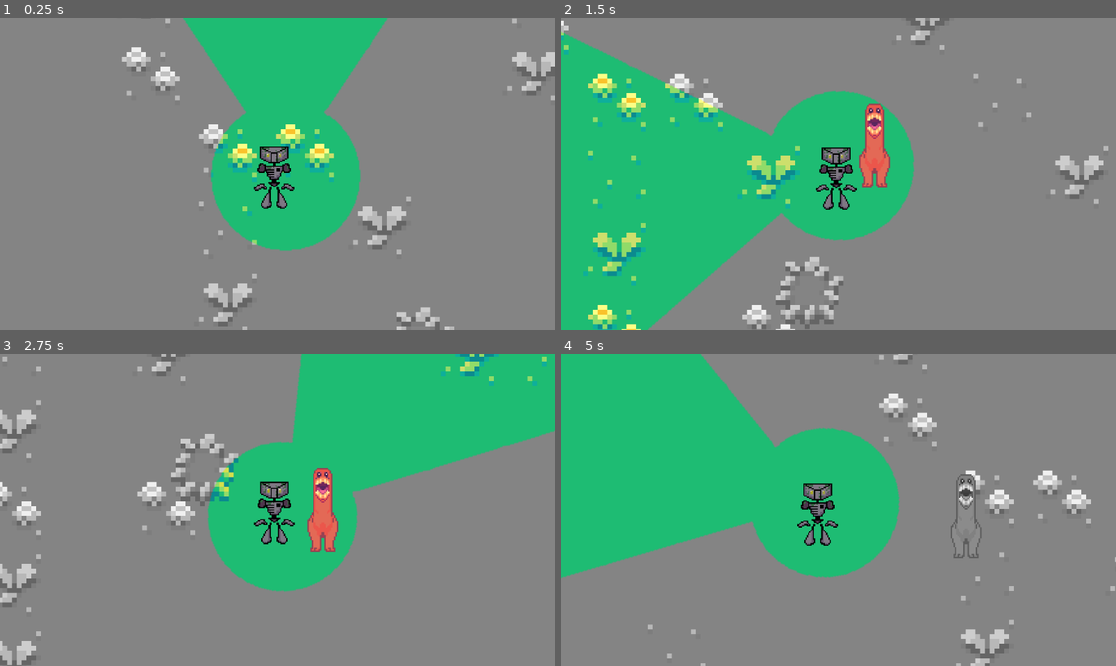
Above: before the commit, frames 1-4 (two rows, left to right).
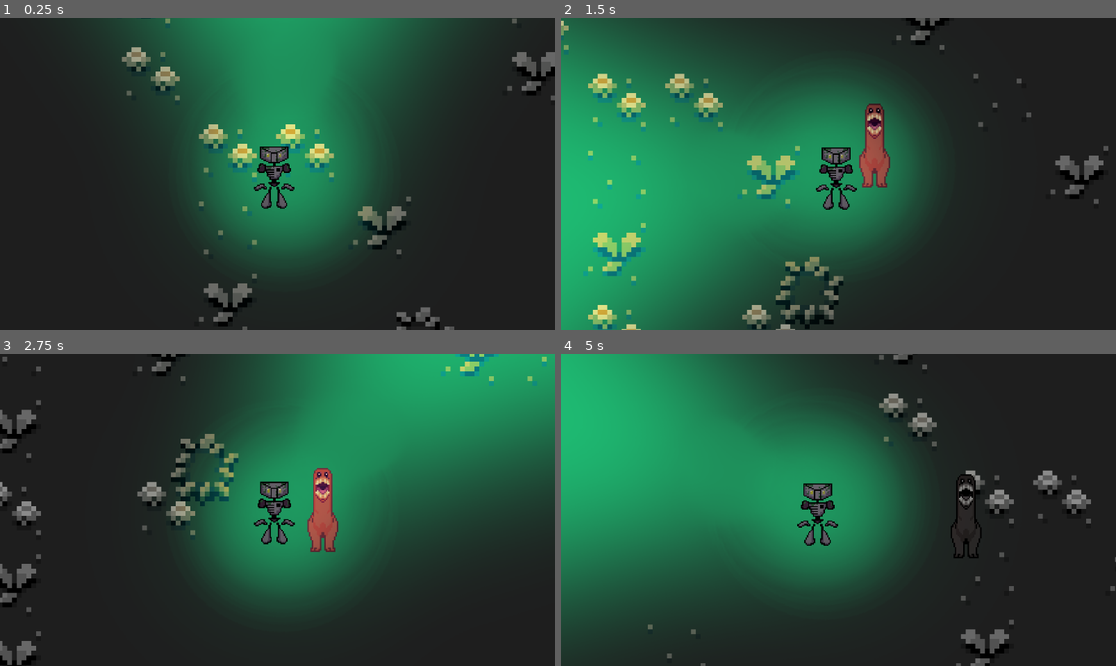
Above: after the commit, the same moments.

Repository: Immersor-git/Running-Out-of-Power
Game: Godot game, scene res://enemy_test_level.tscn
Same seed, same stepped clock (60 frames per second), same inputs: the game is played once before the commit and once after it. The project has no main scene, so this scene is started directly.
Inputs (mouse positions are in pixels of both pictures, inside the frame that each line leads up to):
- Up to frame 1 (0.25 s): no input
- Up to frame 2 (1.5 s): move the mouse to (960, 158) at 0.52 s; hold D (right) 0.53-1.28 s; click (960, 158) at 0.67 s; move the mouse to (727, 189) at 1.27 s; hold S (back) from 1.28 s (still down)
- Up to frame 3 (2.75 s): move the mouse to (333, 441) at 2.02 s; release S (back) at 2.03 s; hold D (right) from 2.03 s (still down)
- Up to frame 4 (5 s): move the mouse to (810, 572) at 2.77 s; release D (right) at 2.78 s; hold W (forward) 2.78-3.53 s; click (810, 572) at 2.92 s; move the mouse to (1005, 556) at 3.52 s; hold A (left) from 3.53 s (still down); move the mouse to (672, 463) at 4.27 s

The runs differ from the first frame. In frame 1, 100% of the frame differs, in the area x 0-100%, y 0-100%; in frame 2, 92%; in frame 3, 97%; in frame 4, 93%.

Commit message:
shader: tweak darkness

Diff:
--- a/flashlight.gdshader
+++ b/flashlight.gdshader
@@ -12,10 +12,10 @@
 	invertFlashlight.r = 1.0 - invertFlashlight.r;
 	invertFlashlight.g = 1.0 - invertFlashlight.g;
 	invertFlashlight.b = 1.0 - invertFlashlight.b;
-	vec2 distortedUV = SCREEN_UV + texture(distortionTexture, UV).r * 0.5;
+	vec2 distortedUV = SCREEN_UV + texture(distortionTexture, UV).r * 0.05;
 	vec4 distortedScreen = texture(SCREEN_TEXTURE, distortedUV);
 	vec4 invertMask = distortedScreen * invertFlashlight;
-	float brightness = 0.299 * screenColor.r + 0.587 * screenColor.g + 0.114 * screenColor.b;
+	float brightness = (0.299 * screenColor.r + 0.587 * screenColor.g + 0.114 * screenColor.b) - 0.4;
 	vec4 grayScale = vec4(brightness, brightness, brightness, screenColor.a);
 	vec4 maskedGrayscale = invertFlashlight * grayScale;
 
--- a/player.tscn
+++ b/player.tscn
@@ -118,5 +118,5 @@
 material = SubResource("ShaderMaterial_0w4oq")
 position = Vector2(-8, 38)
 rotation = 1.57079
-scale = Vector2(5, 5)
+scale = Vector2(4, 4)
 texture = ExtResource("7_hryr5")
Binary file changed: player/shading_FOW_Small.png
Not shown: 1 places in tile_demo.tscn that only renumber resources
